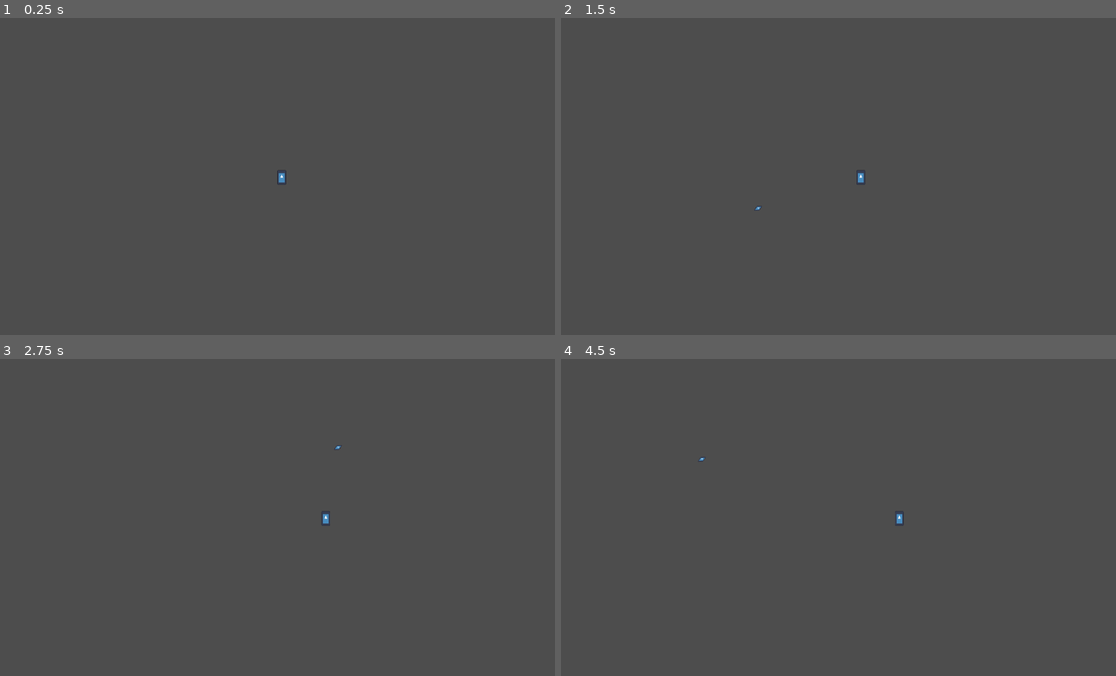
Above: before the commit, frames 1-4 (two rows, left to right).
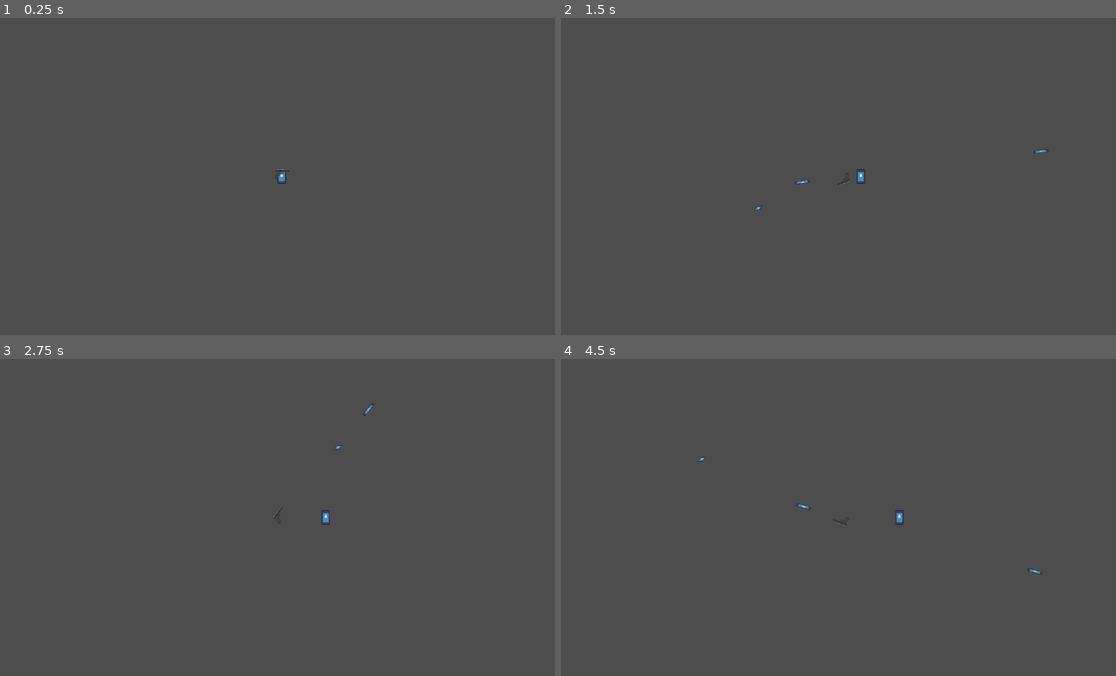
Above: after the commit, the same moments.

Repository: Jerry-Gu-SB/balloon_scroob
Game: Godot game, scene res://root.tscn
The game is run twice, just before and just after one commit, with the same random seed, the same clock (stepped at 60 frames per second) and the same inputs. The engine's default icon, where the game draws it, is replaced by a stand-in: a white triangle on a blue panel in a dark square.
Inputs (mouse positions are in pixels of both pictures, inside the frame that each line leads up to):
- Up to frame 1 (0.25 s): no input
- Up to frame 2 (1.5 s): tap Enter at 0.5 s; move the mouse to (966, 160) at 0.52 s; hold Right (ui_right) 0.53-1.25 s; click (966, 160) at 0.67 s; drag from (727, 192) to (816, 239) at 1.27 s
- Up to frame 3 (2.75 s): tap Space at 2 s; move the mouse to (338, 447) at 2.02 s; hold Right (ui_right) from 2.03 s (still down); click (338, 447) at 2.17 s
- Up to frame 4 (4.5 s): release Right (ui_right) at 2.75 s; tap Enter at 2.75 s; drag from (816, 580) to (672, 469) at 2.77 s; move the mouse to (1010, 565) at 3.52 s; hold Left (ui_left) 3.53-4.25 s; click (1010, 565) at 3.67 s; tap Space at 4.25 s; drag from (672, 469) to (760, 438) at 4.27 s

The runs differ from the first frame. In frame 1, less than 0.1% of the frame differs, in the area x 49-53%, y 47-53%; in frame 2, less than 0.1%, in the area x 42-88%, y 41-53%; in frame 3, less than 0.1%; in frame 4, less than 0.1%.

Commit message:
Gun can now shoot and rotate. BUG: Gun does not move with the player. The player root node is a Node2D and it moves the player's characterbody which is a child node.

Diff:
--- /dev/null
+++ b/Gun/Resources/gun_default.tres
@@ -0,0 +1,11 @@
+[gd_resource type="Resource" script_class="GunData" load_steps=4 format=3 uid="uid://fhsn1b5bckdt"]
+
+[ext_resource type="PackedScene" uid="uid://bvbx7t7d7iyte" path="res://Projectile/projectile_base.tscn" id="1_7m2yp"]
+[ext_resource type="Script" uid="uid://xumt1mfj1rgs" path="res://Gun/Scripts/gun_properties.gd" id="1_mwfdk"]
+[ext_resource type="Texture2D" uid="uid://bsjwe2qy75y1d" path="res://Gun/Assets/Static Gun Sprites/Glock - P80 [64x48].png" id="3_87fbo"]
+
+[resource]
+script = ExtResource("1_mwfdk")
+projectile = ExtResource("1_7m2yp")
+sprite_texture = ExtResource("3_87fbo")
+metadata/_custom_type_script = "uid://xumt1mfj1rgs"
--- /dev/null
+++ b/Gun/Scripts/firing_handler.gd
@@ -0,0 +1,23 @@
+extends Node
+
+@export var data : GunData
+@export var fire_point : Marker2D
+
+var projectile_scene : PackedScene
+var parent : Node2D
+var projectile_container : Node
+
+func _ready() -> void:
+	projectile_scene = data.projectile
+	projectile_container = get_tree().current_scene.get_node("Projectile Container")
+
+	parent = get_parent()
+
+	EventBus.left_click.connect(shoot)
+
+func shoot(_global_position : Vector2) -> void:
+	var projectile : Node2D = projectile_scene.instantiate()
+
+	projectile.global_position = fire_point.global_position
+	projectile.global_rotation = parent.global_rotation
+	projectile_container.add_child(projectile)
--- /dev/null
+++ b/Gun/Scripts/gun_sprite_2d.gd
@@ -0,0 +1,6 @@
+extends Sprite2D
+
+@export var data : GunData
+
+func _ready() -> void:
+	self.texture = data.sprite_texture
--- a/Gun/gun_base.tscn
+++ b/Gun/gun_base.tscn
@@ -1,5 +1,24 @@
-[gd_scene format=3 uid="uid://ce1gxf8ua0txu"]
+[gd_scene load_steps=6 format=3 uid="uid://ce1gxf8ua0txu"]
+
+[ext_resource type="Script" uid="uid://yhdravnhk5i0" path="res://Gun/Scripts/gun_sprite_2d.gd" id="1_5k3x2"]
+[ext_resource type="Texture2D" uid="uid://bsjwe2qy75y1d" path="res://Gun/Assets/Static Gun Sprites/Glock - P80 [64x48].png" id="1_o176h"]
+[ext_resource type="Resource" uid="uid://fhsn1b5bckdt" path="res://Gun/Resources/gun_default.tres" id="2_rj0ur"]
+[ext_resource type="Script" uid="uid://dujjxfd7eannm" path="res://Gun/Scripts/firing_handler.gd" id="3_d0n3f"]
+[ext_resource type="Script" uid="uid://srh4ol6pqiij" path="res://Gun/gun_rotator.gd" id="4_mxmrn"]
 
 [node name="Gun Base" type="Node2D"]
 
 [node name="Marker2D" type="Marker2D" parent="."]
+
+[node name="Sprite2D" type="Sprite2D" parent="."]
+texture = ExtResource("1_o176h")
+script = ExtResource("1_5k3x2")
+data = ExtResource("2_rj0ur")
+
+[node name="Firing Handler" type="Node" parent="." node_paths=PackedStringArray("fire_point")]
+script = ExtResource("3_d0n3f")
+data = ExtResource("2_rj0ur")
+fire_point = NodePath("../Marker2D")
+
+[node name="Gun Rotator" type="Node2D" parent="."]
+script = ExtResource("4_mxmrn")
--- /dev/null
+++ b/Gun/gun_rotator.gd
@@ -0,0 +1,13 @@
+extends Node2D
+
+@export var parent : Node2D
+
+var mouse_position : Vector2
+var parent_position : Vector2
+
+func _ready() -> void:
+	parent = get_parent()
+
+func _process(_delta) -> void:
+	mouse_position = get_global_mouse_position()
+	parent.global_rotation = parent_position.angle_to_point(mouse_position)
--- a/Player/Scripts/player_input_handler.gd
+++ b/Player/Scripts/player_input_handler.gd
@@ -1,6 +1,4 @@
 extends Node2D
-
-signal left_click(world_position)
 
 func update() -> Vector2:
 	var input_vector := Vector2.ZERO
@@ -15,4 +13,4 @@
 func _input(event: InputEvent) -> void:
 	if event is InputEventMouseButton and event.pressed:
 		if event.button_index == MOUSE_BUTTON_LEFT:
-			left_click.emit(get_global_mouse_position())
+			EventBus.left_click.emit(get_global_mouse_position())
--- a/Player/Scripts/player_manager.gd
+++ b/Player/Scripts/player_manager.gd
@@ -7,7 +7,7 @@
 var current_input : Vector2
 
 func _ready():
-	input_handler.connect("left_click", process_left_click)
+	EventBus.left_click.connect(process_left_click)
 
 func _process(_delta : float) -> void:
 	current_input = input_handler.update()
--- a/Player/Scripts/player_physics_handler.gd
+++ b/Player/Scripts/player_physics_handler.gd
@@ -14,8 +14,8 @@
 	apply_physics(character_body)
 	return
 
-func apply_impulse(impulse_vector : Vector2) -> void:
-	velocity += impulse_vector
+func apply_impulse(impulse_vector_normalized : Vector2, impulse_strength : float) -> void:
+	velocity += impulse_vector_normalized * impulse_strength
 	return
 
 func resolve_input(input_vector : Vector2) -> void:
--- a/Player/player.tscn
+++ b/Player/player.tscn
@@ -1,9 +1,10 @@
-[gd_scene load_steps=7 format=3 uid="uid://c3253vymfgnrt"]
+[gd_scene load_steps=8 format=3 uid="uid://c3253vymfgnrt"]
 
 [ext_resource type="Script" uid="uid://j01nev2pnnox" path="res://Player/Scripts/player_input_handler.gd" id="1_4flbx"]
 [ext_resource type="Script" uid="uid://d027m67k7cfdw" path="res://Player/Scripts/player_manager.gd" id="1_4ntmi"]
 [ext_resource type="Texture2D" uid="uid://xdlyoeacj4yt" path="res://icon.svg" id="2_gwnis"]
 [ext_resource type="Script" uid="uid://b477el4qtgib5" path="res://Player/Scripts/player_physics_handler.gd" id="3_btcbx"]
+[ext_resource type="PackedScene" uid="uid://ce1gxf8ua0txu" path="res://Gun/gun_base.tscn" id="4_fhl08"]
 [ext_resource type="Script" uid="uid://bb4o3ov63xsq1" path="res://Player/Scripts/aiming_reticle_sprite.gd" id="5_k53q1"]
 
 [sub_resource type="CapsuleShape2D" id="CapsuleShape2D_btcbx"]
@@ -19,18 +20,21 @@
 texture = ExtResource("2_gwnis")
 script = ExtResource("5_k53q1")
 
+[node name="Weapon Socket" type="Node" parent="."]
+
+[node name="Gun Base" parent="Weapon Socket" instance=ExtResource("4_fhl08")]
+
+[node name="Input Handler" type="Node2D" parent="."]
+script = ExtResource("1_4flbx")
+
+[node name="Physics Handler" type="Node" parent="."]
+script = ExtResource("3_btcbx")
+
 [node name="CharacterBody2D" type="CharacterBody2D" parent="."]
 
 [node name="CollisionShape2D" type="CollisionShape2D" parent="CharacterBody2D"]
 shape = SubResource("CapsuleShape2D_btcbx")
 
 [node name="Sprite2D" type="Sprite2D" parent="CharacterBody2D"]
-position = Vector2(0, 2)
 scale = Vector2(0.140625, 0.23437499)
 texture = ExtResource("2_gwnis")
-
-[node name="Input Handler" type="Node2D" parent="."]
-script = ExtResource("1_4flbx")
-
-[node name="Physics Handler" type="Node" parent="."]
-script = ExtResource("3_btcbx")
--- a/Projectile/Resources/Default.tres
+++ b/Projectile/Resources/projectile_default.tres
@@ -1,6 +1,6 @@
 [gd_resource type="Resource" script_class="ProjectileData" load_steps=3 format=3 uid="uid://it4jllx7p3o8"]
 
-[ext_resource type="Script" uid="uid://bjgd0yderhrlv" path="res://Projectile/projectile_properties.gd" id="1_q4joj"]
+[ext_resource type="Script" uid="uid://bjgd0yderhrlv" path="res://Projectile/Scripts/projectile_properties.gd" id="1_q4joj"]
 [ext_resource type="Texture2D" uid="uid://xdlyoeacj4yt" path="res://icon.svg" id="2_y0527"]
 
 [resource]
--- a/Projectile/projectile_base.tscn
+++ b/Projectile/projectile_base.tscn
@@ -1,10 +1,10 @@
 [gd_scene load_steps=7 format=3 uid="uid://bvbx7t7d7iyte"]
 
-[ext_resource type="Script" uid="uid://be0afv1joy7rn" path="res://Projectile/projectile_sprite_2d.gd" id="2_6k7vn"]
+[ext_resource type="Script" uid="uid://be0afv1joy7rn" path="res://Projectile/Scripts/projectile_sprite_2d.gd" id="2_6k7vn"]
 [ext_resource type="Texture2D" uid="uid://xdlyoeacj4yt" path="res://icon.svg" id="2_phnyd"]
-[ext_resource type="Script" uid="uid://ln7cb86harty" path="res://Projectile/projectile_physics_handler.gd" id="2_wt2gt"]
-[ext_resource type="Script" uid="uid://jxso8tnsqhfw" path="res://Projectile/projectile_collision_handler.gd" id="3_phnyd"]
-[ext_resource type="Resource" uid="uid://it4jllx7p3o8" path="res://Projectile/Resources/Default.tres" id="4_kbhig"]
+[ext_resource type="Script" uid="uid://ln7cb86harty" path="res://Projectile/Scripts/projectile_physics_handler.gd" id="2_wt2gt"]
+[ext_resource type="Script" uid="uid://jxso8tnsqhfw" path="res://Projectile/Scripts/projectile_collision_handler.gd" id="3_phnyd"]
+[ext_resource type="Resource" uid="uid://it4jllx7p3o8" path="res://Projectile/Resources/projectile_default.tres" id="4_kbhig"]
 
 [sub_resource type="CircleShape2D" id="CircleShape2D_wt2gt"]
 
--- /dev/null
+++ b/event_bus.gd
@@ -0,0 +1,7 @@
+extends Node
+@warning_ignore_start("unused_signal")
+
+signal left_click(world_position)
+signal reload()
+
+@warning_ignore_restore("unused_signal")
--- a/project.godot
+++ b/project.godot
@@ -14,6 +14,10 @@
 run/main_scene="uid://b4u7oo627x5br"
 config/features=PackedStringArray("4.5", "Mobile")
 config/icon="res://icon.svg"
+
+[autoload]
+
+EventBus="*res://event_bus.gd"
 
 [input]
 
--- a/root.tscn
+++ b/root.tscn
@@ -1,10 +1,9 @@
-[gd_scene load_steps=3 format=3 uid="uid://b4u7oo627x5br"]
+[gd_scene load_steps=2 format=3 uid="uid://b4u7oo627x5br"]
 
 [ext_resource type="PackedScene" uid="uid://c3253vymfgnrt" path="res://Player/player.tscn" id="1_pq8q7"]
-[ext_resource type="PackedScene" uid="uid://ce1gxf8ua0txu" path="res://Gun/gun_base.tscn" id="2_vvh5c"]
 
 [node name="Root" type="Node2D"]
 
 [node name="Player" parent="." instance=ExtResource("1_pq8q7")]
 
-[node name="Gun Base" parent="Player" instance=ExtResource("2_vvh5c")]
+[node name="Projectile Container" type="Node" parent="."]
Not shown, added: Gun/Scripts/firing_handler.gd.uid
Renamed: Gun/gun_properties.gd -> Gun/Scripts/gun_properties.gd
Renamed: Gun/gun_properties.gd.uid -> Gun/Scripts/gun_properties.gd.uid
Not shown, added: Gun/Scripts/gun_sprite_2d.gd.uid
Not shown, added: Gun/gun_rotator.gd.uid
Renamed: Projectile/projectile_collision_handler.gd -> Projectile/Scripts/projectile_collision_handler.gd
Renamed: Projectile/projectile_collision_handler.gd.uid -> Projectile/Scripts/projectile_collision_handler.gd.uid
Renamed: Projectile/projectile_physics_handler.gd -> Projectile/Scripts/projectile_physics_handler.gd
Renamed: Projectile/projectile_physics_handler.gd.uid -> Projectile/Scripts/projectile_physics_handler.gd.uid
Renamed: Projectile/projectile_properties.gd -> Projectile/Scripts/projectile_properties.gd
Renamed: Projectile/projectile_properties.gd.uid -> Projectile/Scripts/projectile_properties.gd.uid
Renamed: Projectile/projectile_sprite_2d.gd -> Projectile/Scripts/projectile_sprite_2d.gd
(and 2 more such lines)
